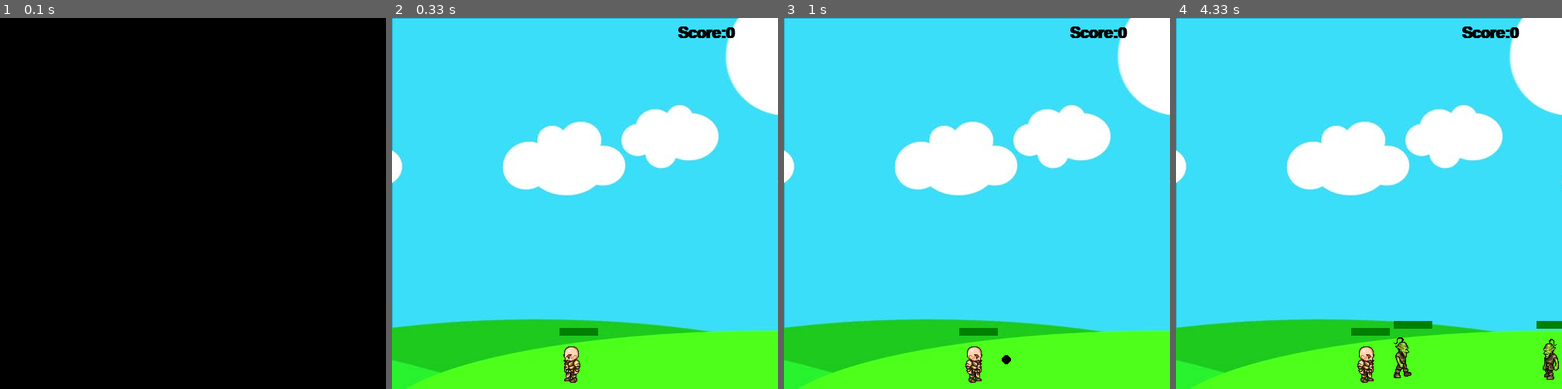
Above: before the commit, frames 1-4 (left to right).
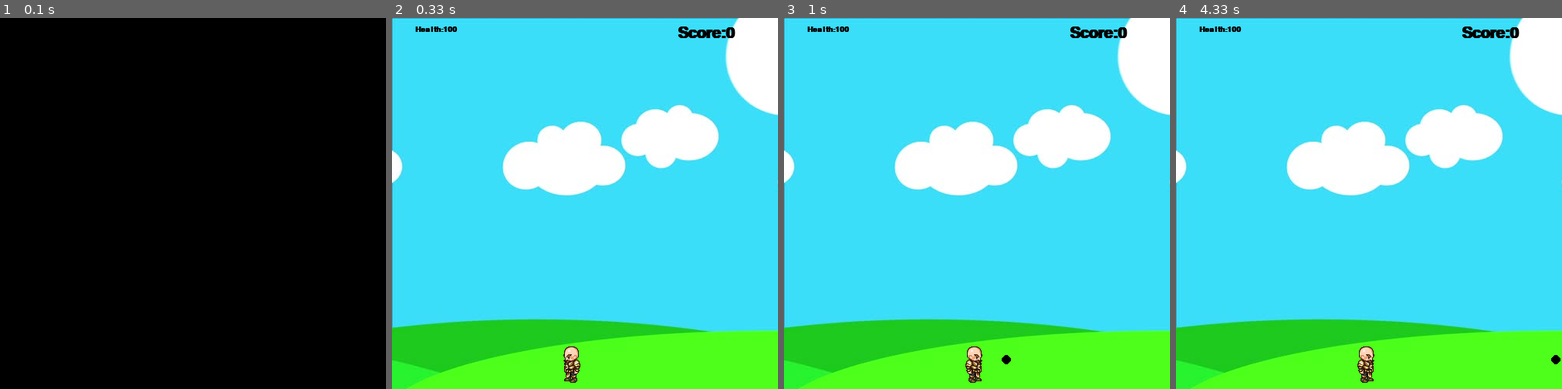
Above: after the commit, the same moments.

Repository: kk3397/pygame_firstgame
Game: pygame game, started from main.py
Two runs of this game, one before a commit and one after it. Both use one fixed random seed, a clock stepped at 60 frames per second and the inputs below.
Inputs:
- Up to frame 1 (0.1 s): no input
- Up to frame 2 (0.33 s): no input
- Up to frame 3 (1 s): tap Space at 0.33, 0.73 s; hold Right from 0.67 s (still down)
- Up to frame 4 (4.33 s): release Right at 1.13 s; hold Up 1.17-1.47 s; tap Space at 1.23, 1.57, 2.07, 2.37, 2.63, 3.07, 3.37, 3.73, 4.23 s; hold Right 1.5-1.97 s; hold Left 2-2.53 s; hold Left 2.57-2.97 s; hold Right 3-3.63 s; hold Left 3.67-4.13 s; hold Right from 4.17 s (still down)

Frame 1 is identical in both runs. In frame 2, 0.3% of the frame differs, in the area x 6-54%, y 2-86%; in frame 3, 0.3%; in frame 4, 1.3%, in the area x 6-100%, y 2-98%.

Commit message:
fixed bullet error, changed health system

Diff:
--- a/main.py
+++ b/main.py
@@ -41,7 +41,7 @@
             self.right = False
             self.walkCount = 0
             self.jumpCount = 10
-            self.health=10
+            self.health=100
             self.standing = True
             self.visible = True
             self.hitbox = (self.x + 17, self.y + 11, 29, 52)
@@ -63,12 +63,12 @@
                         window.blit(walkRight[0], (self.x, self.y))
                     else:
                         window.blit(walkLeft[0], (self.x, self.y))
-                pygame.draw.rect(window, (255, 0, 0), (self.hitbox[0], self.hitbox[1] - 20, 50, 10))  # NEW
-                pygame.draw.rect(window, (0, 128, 0),
-                                 (self.hitbox[0], self.hitbox[1] - 20, 50 - (5 * (10 - self.health)), 10))  # NEW
+                # pygame.draw.rect(window, (255, 0, 0), (self.hitbox[0], self.hitbox[1] - 20, 50, 10))  # NEW
+                # pygame.draw.rect(window, (0, 128, 0),
+                #                  (self.hitbox[0], self.hitbox[1] - 20, 50 - (10  * (50 - self.health)), 10))  # NEW
                 self.hitbox = (self.x + 17, self.y + 11, 29, 52)  # redraw hitbox everytime player gets hit
                 # draw the hitbox around the player
-               # pygame.draw.rect(window, (255, 0, 0), self.hitbox, 1    )
+               #     pygame.draw.rect(window, (255, 0, 0), self.hitbox, 1    )
             else:
                 gameOverText = font.render("GAMEOVER!" , 1, (0, 0, 0))
                 window.blit(gameOverText, (250, 240))
@@ -80,7 +80,7 @@
                 self.health -= 1
             else:
                 self.visible = False
-
+            print(self.health)
 
     class enemy(object):
         # set walking animations for the enemy
@@ -167,6 +167,10 @@
         window.blit(bg, (0, 0))
         scoreText = font.render("Score:" + str(score), 1, (0, 0, 0))
         window.blit(scoreText, (370, 10))
+
+        playerHealthText = fontSmall.render("Health:" + str(man.health), 1, (0, 0, 0))
+        window.blit(playerHealthText, (30, 10))
+
         man.draw(window)
         for goblin in goblins:
             goblin.draw(window)
@@ -183,13 +187,14 @@
 
     # Timer event constants
     SPAWN_ENEMY_EVENT = pygame.USEREVENT + 1
-    ENEMY_SPAWN_INTERVAL = 2000  # milliseconds (2 seconds)
+    ENEMY_SPAWN_INTERVAL = 5000  # milliseconds (2 seconds)
 
     goblins=[]
     pygame.time.set_timer(SPAWN_ENEMY_EVENT, ENEMY_SPAWN_INTERVAL)
     goblin_num=2
 
     font = pygame.font.SysFont('comicsans', 30, True)
+    fontSmall = pygame.font.SysFont('comicsans', 15, True)
     run = True
 
 
@@ -214,55 +219,56 @@
         for event in pygame.event.get():
             if event.type == pygame.QUIT:
                 run = False
-            elif event.type ==SPAWN_ENEMY_EVENT:
+            elif event.type ==SPAWN_ENEMY_EVENT: #spawn system
                 if len(goblins)< goblin_num:
                     new_goblin = enemy((random.randrange(20, 400)), 410, 64, 64, 450)
                     goblins.append(new_goblin)
                     print(len(goblins ))
 
         keys = pygame.key.get_pressed()
-
-        if keys[pygame.K_LEFT] and man.x > man.vel:
-            man.x -= man.vel
-            man.left = True
-            man.right = False
-            man.standing = False
-
-        elif keys[pygame.K_RIGHT] and man.x < 500 - man.width - man.vel:
-            man.x += man.vel
-            man.left = False
-            man.right = True
-            man.standing = False
-        elif keys[pygame.K_SPACE] and shootRange == 0:
-            # bulletSound.play()
-            if man.left:
-                facing = -1
-            else:
-                facing = 1
-            if len(bullets) < 5:
-                bullets.append(
-                projectile(round(man.x + man.width // 2), round(man.y + man.height // 2), 6, (0, 0, 0), facing))
-            shootRange = 1
-        else:
-
-            man.standing = True
-            man.walkCount = 0
-        if not (man.isJump):
-            if keys[pygame.K_UP]:
-                man.isJump = True
+        #all key functunality
+        if man.visible==True:
+            if keys[pygame.K_LEFT] and man.x > man.vel:
+                man.x -= man.vel
+                man.left = True
+                man.right = False
+                man.standing = False
+
+            elif keys[pygame.K_RIGHT] and man.x < 500 - man.width - man.vel:
+                man.x += man.vel
                 man.left = False
-                man.right = False
+                man.right = True
+                man.standing = False
+            elif keys[pygame.K_SPACE] and shootRange == 0:
+                # bulletSound.play()
+                if man.left:
+                    facing = -1
+                else:
+                    facing = 1
+                if len(bullets) < 3:
+                    bullets.append(
+                    projectile(round(man.x + man.width // 2), round(man.y + man.height // 2), 6, (0, 0, 0), facing))
+                shootRange = 1
+            else:
+
+                man.standing = True
                 man.walkCount = 0
-        else:
-            if man.jumpCount >= -10:
-                man.neg = 1
-                if man.jumpCount < 0:
-                    man.neg = -1
-                man.y -= (man.jumpCount ** 2) * 0.5 * man.neg
-                man.jumpCount -= 1
-            else:
-                man.jumpCount = 10
-                man.isJump = False
+            if not (man.isJump):
+                if keys[pygame.K_UP]:
+                    man.isJump = True
+                    man.left = False
+                    man.right = False
+                    man.walkCount = 0
+            else:
+                if man.jumpCount >= -10:
+                    man.neg = 1
+                    if man.jumpCount < 0:
+                        man.neg = -1
+                    man.y -= (man.jumpCount ** 2) * 0.5 * man.neg
+                    man.jumpCount -= 1
+                else:
+                    man.jumpCount = 10
+                    man.isJump = False
         for bullet in bullets:
             for goblin in goblins:
                 # checks bullet collision to hitbox
